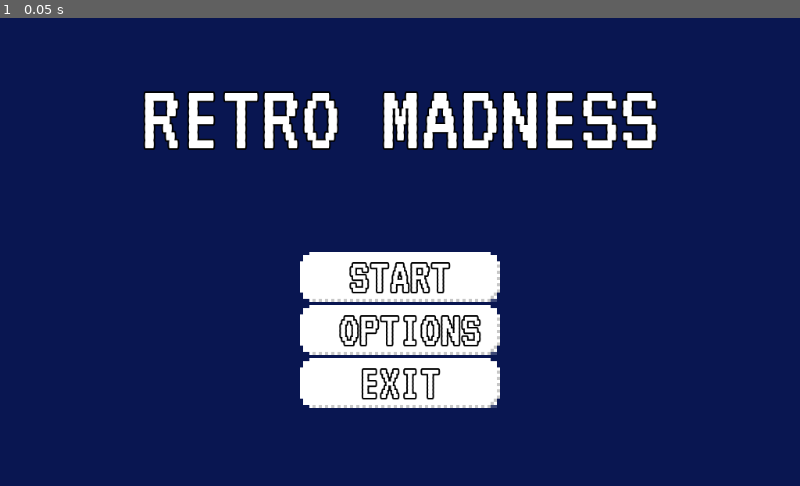
Above: before the commit, frame 1.
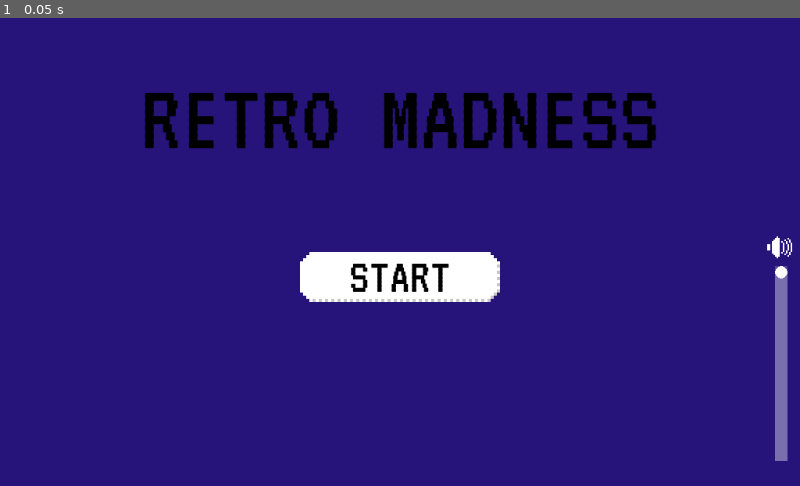
Above: after the commit, the same moment.

Repository: MetRiko/TK-Jam-2022
Game: Godot game, scene res://Scenes/UI.tscn
The game is run twice, just before and just after one commit, with the same random seed, the same clock (stepped at 60 frames per second) and the same inputs. This scene is started directly instead of the project's main scene.
Inputs:
- Up to frame 1 (0.05 s): no input

The runs differ from the first frame. In frame 1, 98% of the frame differs, in the area x 0-100%, y 0-100%.

Commit message:
Adjust main menu, add volume slider, create UI style

Diff:
--- a/DefaultFont.tres
+++ b/DefaultFont.tres
@@ -4,6 +4,5 @@
 
 [resource]
 size = 64
-outline_size = 2
 outline_color = Color( 0, 0, 0, 1 )
 font_data = ExtResource( 1 )
--- a/Scenes/Button.tscn
+++ b/Scenes/Button.tscn
@@ -1,7 +1,7 @@
 [gd_scene load_steps=3 format=2]
 
 [ext_resource path="res://Sprites/buttonSprite.png" type="Texture" id=1]
-[ext_resource path="res://DefaultFont.tres" type="DynamicFont" id=2]
+[ext_resource path="res://UI.tres" type="Theme" id=3]
 
 [node name="Start" type="TextureButton"]
 margin_right = 128.0
@@ -18,7 +18,7 @@
 margin_top = -32.5
 margin_right = 78.0
 margin_bottom = 32.5
-custom_fonts/font = ExtResource( 2 )
+theme = ExtResource( 3 )
 text = "Button"
 align = 1
 valign = 1
--- a/Scenes/UI.tscn
+++ b/Scenes/UI.tscn
@@ -1,13 +1,13 @@
-[gd_scene load_steps=5 format=2]
+[gd_scene load_steps=7 format=2]
 
 [ext_resource path="res://Scenes/Button.tscn" type="PackedScene" id=1]
 [ext_resource path="res://VT323-Regular.ttf" type="DynamicFontData" id=2]
 [ext_resource path="res://Sprites/pixelFullSquare.png" type="Texture" id=3]
+[ext_resource path="res://UI.tres" type="Theme" id=4]
+[ext_resource path="res://Sprites/pixelVolumeSymbol.png" type="Texture" id=5]
 
 [sub_resource type="DynamicFont" id=1]
 size = 128
-outline_size = 2
-outline_color = Color( 0, 0, 0, 1 )
 font_data = ExtResource( 2 )
 
 [node name="UI" type="Control"]
@@ -15,13 +15,14 @@
 anchor_bottom = 1.0
 
 [node name="TextureRect" type="TextureRect" parent="."]
-modulate = Color( 0.0392157, 0.0901961, 0.321569, 1 )
+modulate = Color( 0.152941, 0.0823529, 0.486275, 1 )
 anchor_right = 1.0
 anchor_bottom = 1.0
 texture = ExtResource( 3 )
 stretch_mode = 1
 
 [node name="Title" type="Label" parent="."]
+self_modulate = Color( 0, 0, 0, 1 )
 anchor_left = 0.5
 anchor_right = 0.5
 margin_left = -331.5
@@ -48,30 +49,30 @@
 stretch_mode = 4
 
 [node name="RichTextLabel" parent="ButtonContainer/Start" index="0"]
+modulate = Color( 0, 0, 0, 1 )
+self_modulate = Color( 0, 0, 0, 1 )
 text = "Start
 "
 
-[node name="Options" parent="ButtonContainer" instance=ExtResource( 1 )]
-margin_top = 68.0
-margin_right = 256.0
-margin_bottom = 132.0
-rect_min_size = Vector2( 256, 64 )
-stretch_mode = 4
+[node name="Volume" type="VSlider" parent="."]
+anchor_left = 1.0
+anchor_top = 1.0
+anchor_right = 1.0
+anchor_bottom = 1.0
+margin_left = -32.0
+margin_top = -282.0
+margin_right = -16.0
+margin_bottom = -32.0
+theme = ExtResource( 4 )
+value = 100.0
 
-[node name="RichTextLabel" parent="ButtonContainer/Options" index="0"]
-text = "Options
-"
-
-[node name="Exit" parent="ButtonContainer" instance=ExtResource( 1 )]
-margin_top = 136.0
-margin_right = 256.0
-margin_bottom = 200.0
-rect_min_size = Vector2( 256, 64 )
-stretch_mode = 4
-
-[node name="RichTextLabel" parent="ButtonContainer/Exit" index="0"]
-text = "Exit"
+[node name="TextureRect" type="TextureRect" parent="Volume"]
+margin_left = -10.0
+margin_top = -40.0
+margin_right = 32.0
+margin_bottom = -20.0
+rect_min_size = Vector2( 32, 32 )
+texture = ExtResource( 5 )
+stretch_mode = 5
 
 [editable path="ButtonContainer/Start"]
-[editable path="ButtonContainer/Options"]
-[editable path="ButtonContainer/Exit"]
--- /dev/null
+++ b/UI.tres
@@ -0,0 +1,23 @@
+[gd_resource type="Theme" load_steps=6 format=2]
+
+[ext_resource path="res://Sprites/pixelCircle.png" type="Texture" id=1]
+[ext_resource path="res://DefaultFont.tres" type="DynamicFont" id=2]
+[ext_resource path="res://UIButtonStyle.tres" type="StyleBox" id=3]
+[ext_resource path="res://UISliderStyle.tres" type="StyleBox" id=4]
+[ext_resource path="res://UISliderStyleHighlight.tres" type="StyleBox" id=5]
+
+[resource]
+default_font = ExtResource( 2 )
+Button/fonts/font = ExtResource( 2 )
+Button/styles/disabled = ExtResource( 3 )
+Button/styles/focus = ExtResource( 3 )
+Button/styles/hover = ExtResource( 3 )
+Button/styles/normal = ExtResource( 3 )
+Button/styles/pressed = ExtResource( 3 )
+VSlider/icons/grabber = ExtResource( 1 )
+VSlider/icons/grabber_disabled = ExtResource( 1 )
+VSlider/icons/grabber_highlight = ExtResource( 1 )
+VSlider/icons/tick = null
+VSlider/styles/grabber_area = ExtResource( 4 )
+VSlider/styles/grabber_area_highlight = ExtResource( 5 )
+VSlider/styles/slider = ExtResource( 4 )
--- /dev/null
+++ b/UIButtonStyle.tres
@@ -0,0 +1,7 @@
+[gd_resource type="StyleBoxTexture" load_steps=2 format=2]
+
+[ext_resource path="res://Sprites/buttonSprite.png" type="Texture" id=1]
+
+[resource]
+texture = ExtResource( 1 )
+region_rect = Rect2( 0, 0, 64, 16 )
--- /dev/null
+++ b/UISliderStyle.tres
@@ -0,0 +1,10 @@
+[gd_resource type="StyleBoxTexture" load_steps=2 format=2]
+
+[ext_resource path="res://Sprites/pixelFullSquare.png" type="Texture" id=1]
+
+[resource]
+texture = ExtResource( 1 )
+region_rect = Rect2( 0, 0, 16, 16 )
+axis_stretch_horizontal = 1
+axis_stretch_vertical = 1
+modulate_color = Color( 1, 1, 1, 0.215686 )
--- /dev/null
+++ b/UISliderStyleHighlight.tres
@@ -0,0 +1,10 @@
+[gd_resource type="StyleBoxTexture" load_steps=2 format=2]
+
+[ext_resource path="res://Sprites/pixelFullSquare.png" type="Texture" id=1]
+
+[resource]
+texture = ExtResource( 1 )
+region_rect = Rect2( 0, 0, 16, 16 )
+axis_stretch_horizontal = 1
+axis_stretch_vertical = 1
+modulate_color = Color( 1, 1, 1, 0.607843 )
Binary file changed: Sprites/buttonSprite.png
Binary file added: Sprites/pixelVolumeSymbol.png
Not shown, added: Sprites/pixelVolumeSymbol.png.import
